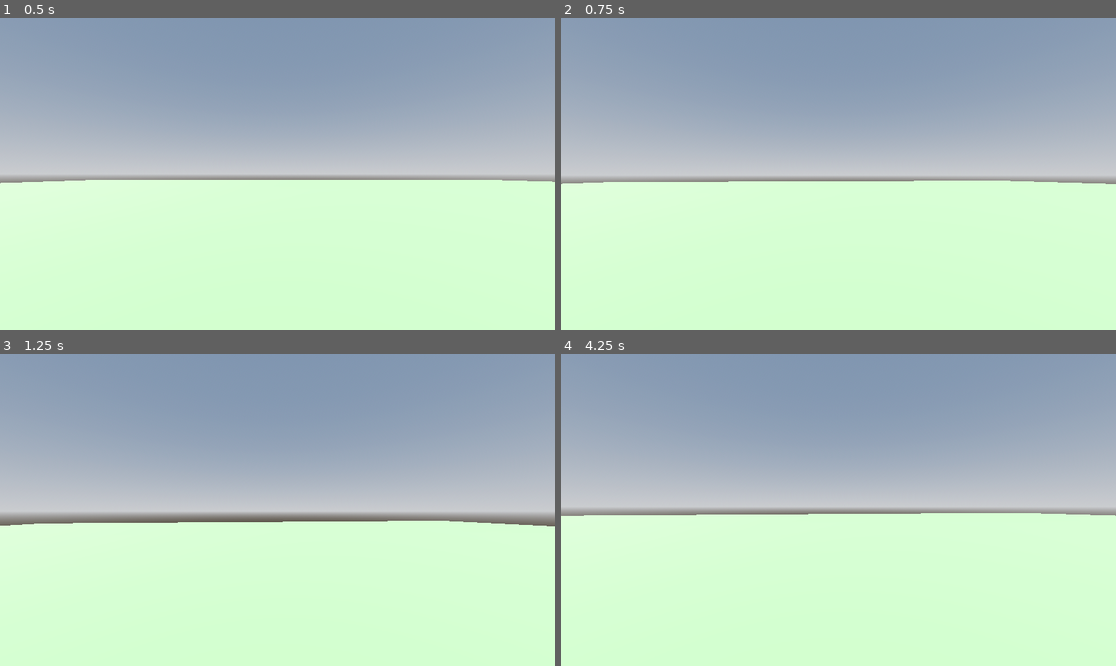
Above: before the commit, frames 1-4 (two rows, left to right).
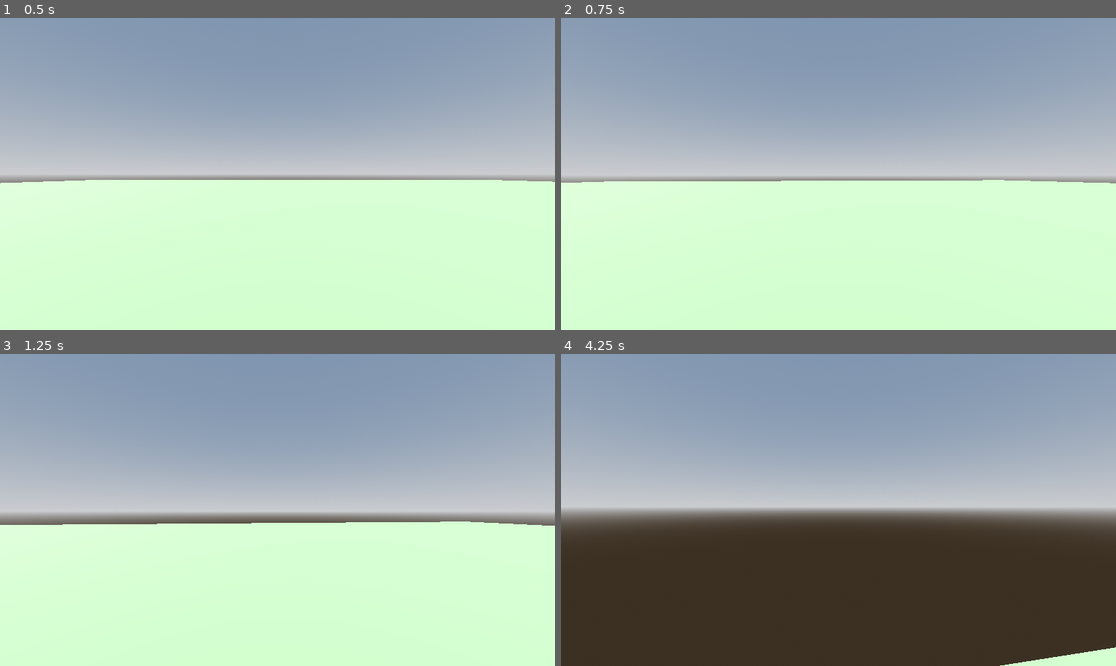
Above: after the commit, the same moments.

Repository: peakpass02-art/scare
Game: Godot game, scene res://level.tscn
Same seed, same stepped clock (60 frames per second), same inputs: the game is played once before the commit and once after it.
Inputs (mouse positions are in pixels of both pictures, inside the frame that each line leads up to):
- Up to frame 1 (0.5 s): no input
- Up to frame 2 (0.75 s): tap Enter at 0.5 s; move the mouse to (866, 174) at 0.52 s; hold W (forward) from 0.53 s (still down); hold Shift (run) from 0.53 s (still down)
- Up to frame 3 (1.25 s): keep holding W (forward); keep holding Shift (run); tap Space (jump) at 0.77 s
- Up to frame 4 (4.25 s): keep holding W (forward); move the mouse to (810, 510) at 1.27 s; release Shift (run) at 1.28 s; tap Shift (run) at 1.35, 2.85 s; tap Space (jump) at 1.52, 3.02, 3.77 s; move the mouse to (849, 503) at 2.02 s; hold Shift (run) 2.03-2.78 s; move the mouse to (832, 516) at 2.77 s; move the mouse to (877, 513) at 3.52 s; hold Shift (run) from 3.53 s (still down)

Frame 1 is identical in both runs. In frame 2, 0.2% of the frame differs, in the area x 0-100%, y 51-54%; in frame 3, 0.3%; in frame 4, 48%, in the area x 0-100%, y 51-100%.

Commit message:
Update character_body_3d.gd

Diff:
--- a/character_body_3d.gd
+++ b/character_body_3d.gd
@@ -1,7 +1,7 @@
 extends CharacterBody3D
 
 
-const SPEED = 3.0
+var speed = 3.0
 const JUMP_VELOCITY = 4.5
 const SENSITIVITY  = 0.002
 
@@ -29,16 +29,26 @@
 	if not is_on_floor():
 		velocity.y -= 9.0 * delta
 
+	if Input.is_action_pressed("run"):
+		speed = 7.0
+	else:
+		speed = 3.0
+
 	# Get the input direction and handle the movement/deceleration.
 	# As good practice, you should replace UI actions with custom gameplay actions.
 	var input_dir := Input.get_vector("left", "right", "forward", "backword")
 	var direction = (head.transform.basis * Vector3(input_dir.x, 0, input_dir.y)).normalized()
-	if direction:
-		velocity.x = direction.x * SPEED
-		velocity.z = direction.z * SPEED
-	else:
-		velocity.x = 0.0
-		velocity.z = 0.0
+	if is_on_floor():
+		if direction:
+			velocity.x = direction.x * speed
+			velocity.z = direction.z * speed
+		else:
+			velocity.x = 0.0
+			velocity.z = 0.0
+	else :
+		if direction:
+			velocity.x += direction.x * speed / 10
+			velocity.z += direction.z * speed / 10
 
 	if Input.is_action_just_pressed("stop"):
 		pass
